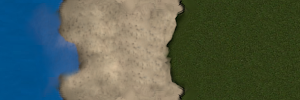
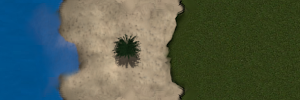
Revision of a layered 300px x 100px image; what changed, layer by layer:
added layer "Background copy#19" above "Clipboard" over [111, 33, 142, 70]
